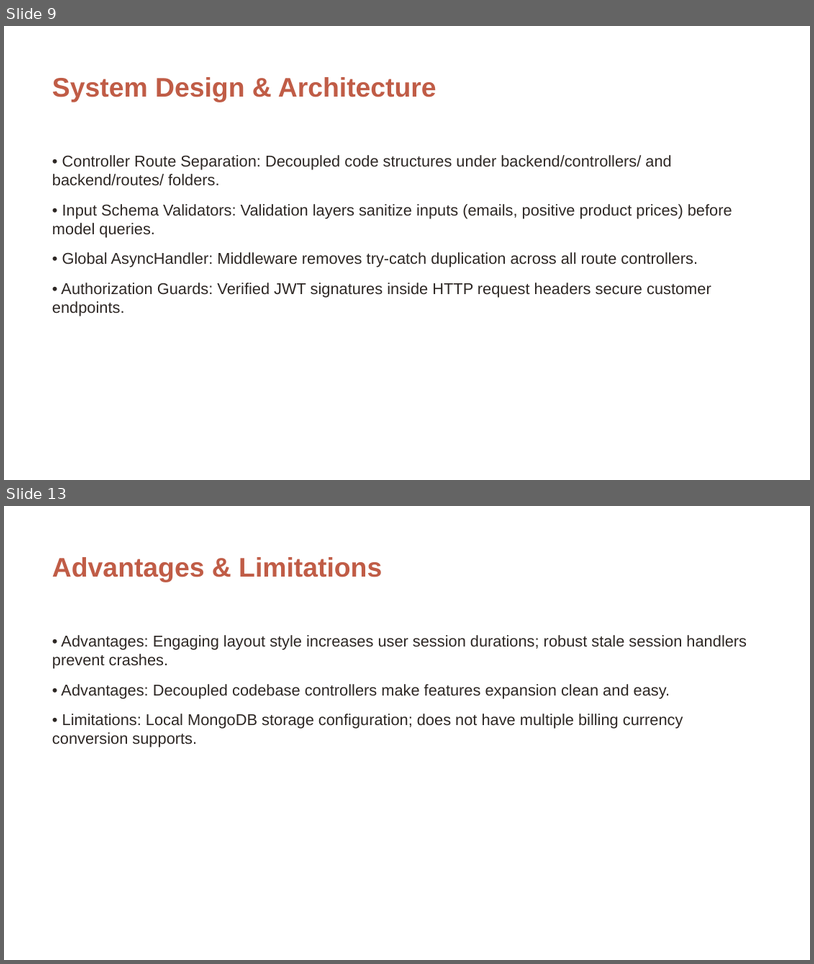
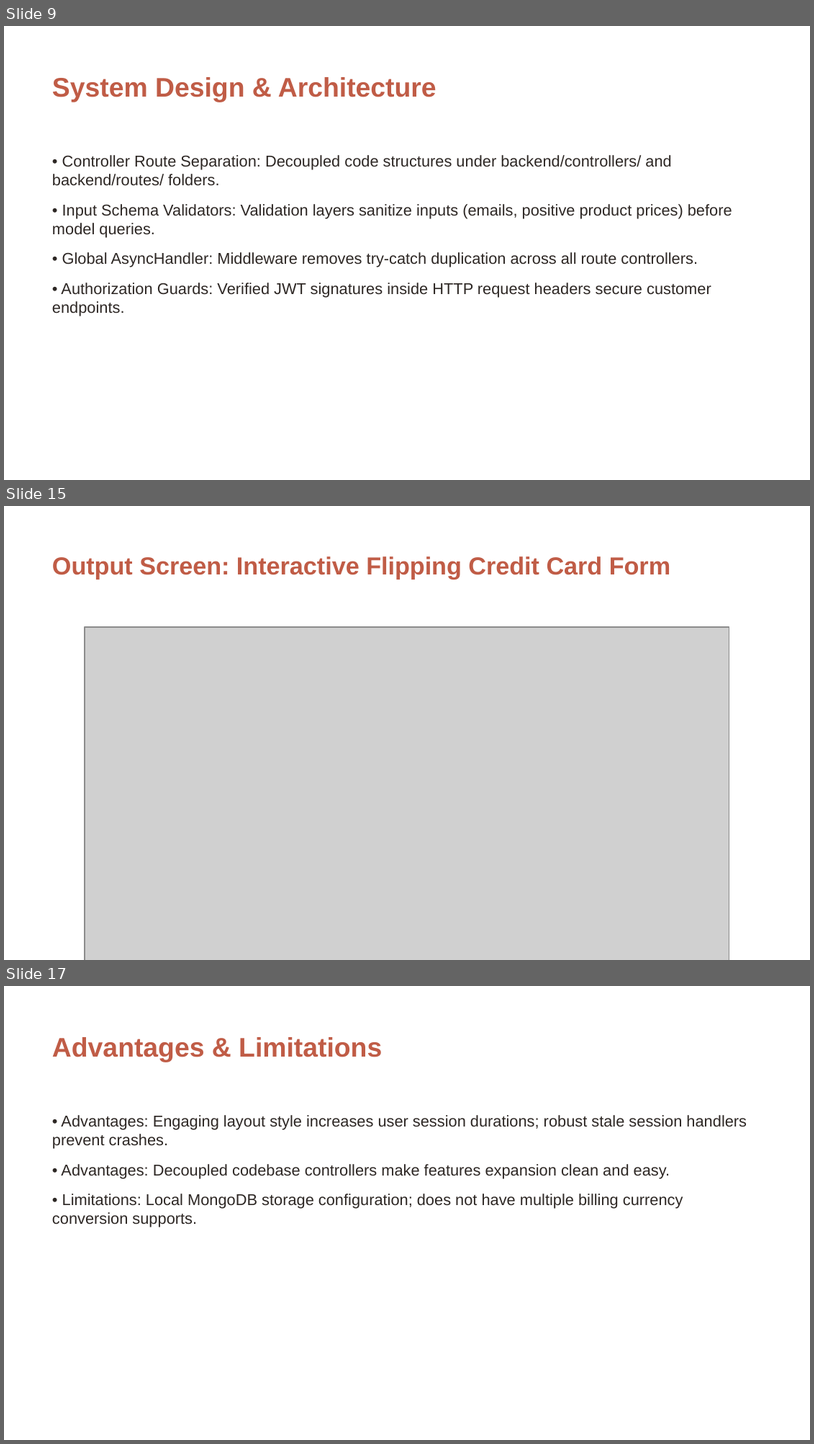
Before and after one commit to 24eg105r03-ops/ShopeEZ-Project, a slide deck: MERN Phase Wise/Project Documentation/ShopEZ_Project_Presentation.pptx. Shown one above the other, each under a label of ours: slides 9 and 13 before the commit, slides 9, 15 and 17 after it; the slides between them are not shown. The pictures are 814x964 and 814x1444 pixels, drawn with LibreOffice and Linux fonts; fonts in the diff are those of the drawing; grey boxes stand for pictures; background and template pictures are left out. Boxes give left, top, right and bottom in pixels: in the first picture for what was removed or moved away, otherwise in the second. Text is boxed around its words. In the diff, an @@ line names an element or a change of style, - is before the commit and + after.

Commit message:
Update ShopEZ presentation with actual screenshots and code implementation details

```diff
--- a/MERN Phase Wise/Project Documentation/ShopEZ_Project_Presentation.pptx
+++ b/MERN Phase Wise/Project Documentation/ShopEZ_Project_Presentation.pptx
@@ slide 15 added at (x1=4, y1=506, x2=810, y2=960), background picture (left out) @@
@@ text added at (x1=52, y1=556, x2=671, y2=579), 22 pt, text #C05C46, bold @@
+Output Screen: Interactive Flipping Credit Card Form
@@ picture added at (x1=85, y1=627, x2=730, y2=960) @@
@@ what was slide 13 is now slide 17 @@
```
Also in this commit, not shown: 6 other slides added, 3 slides removed.
